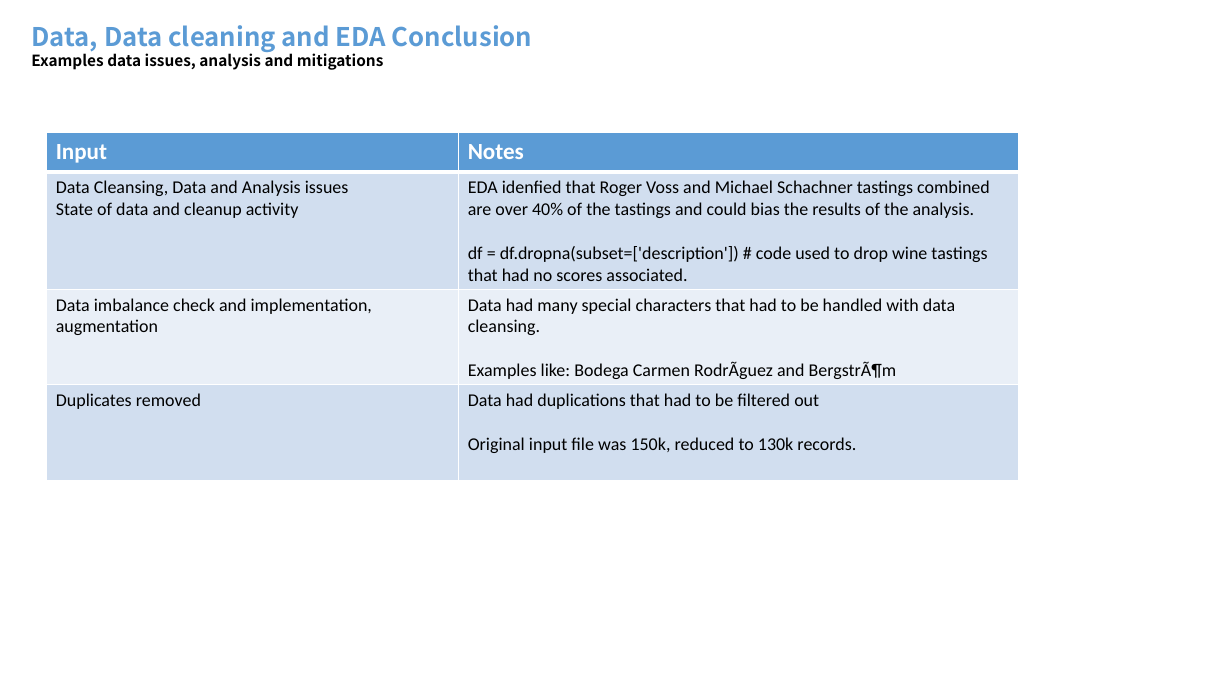
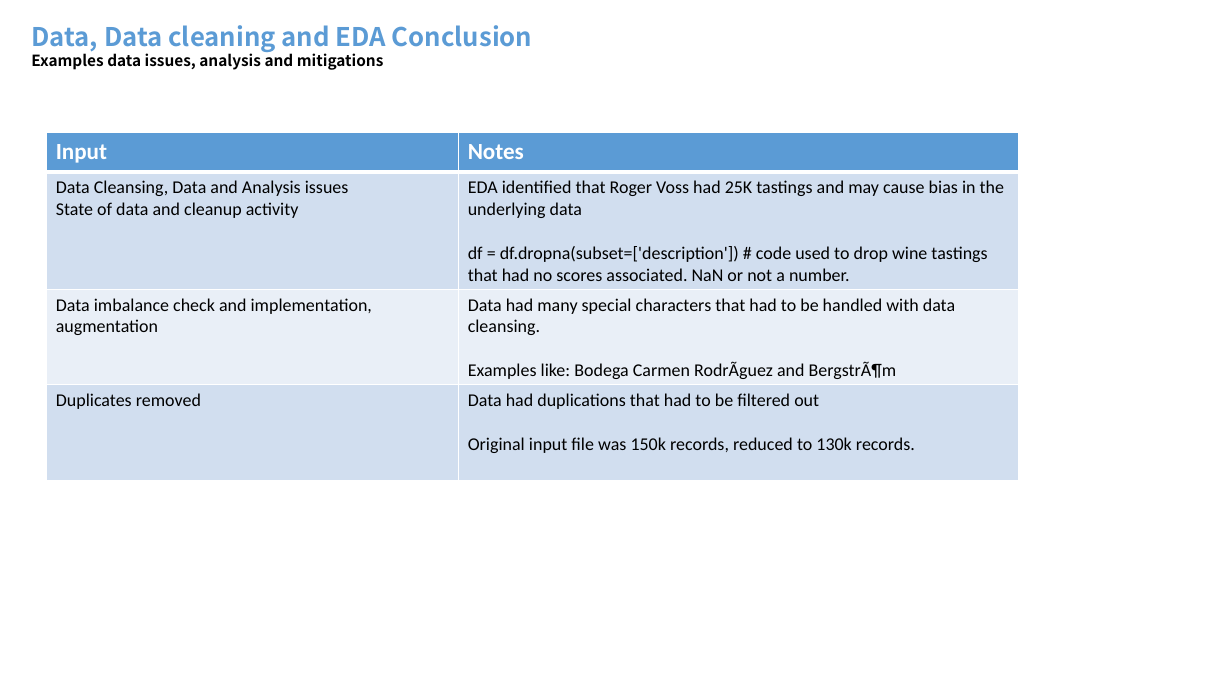
Before and after one commit to mdegrado/Wine-reviews-analysis-and-visualization, a slide deck: slide 5 of winereviews/Wine Reviews Analysis and Visualization.pptx. Drawn at 1232x693 pixels with LibreOffice and Linux fonts; fonts in the diff are those of the drawing. Boxes give left, top, right and bottom in pixels: in the first picture for what was removed or moved away, otherwise in the second. Text is boxed around its words. In the diff, an @@ line names an element or a change of style, - is before the commit and + after.

```diff
--- a/winereviews/Wine Reviews Analysis and Visualization.pptx
+++ b/winereviews/Wine Reviews Analysis and Visualization.pptx
@@ table at [46,133,1019,481] @@
-row 2, column 2: EDA idenfied that Roger Voss and Michael Schachner tastings combined are over 40% of the tastings and could bias the results of the analysis. / df = df.dropna(subset=['description']) # code used to drop wine tastings that had no scores associated.
+row 2, column 2: EDA identified that Roger Voss had 25K tastings and may cause bias in the underlying data / df = df.dropna(subset=['description']) # code used to drop wine tastings that had no scores associated. NaN or not a number.
-row 4, column 2: Data had duplications that had to be filtered out / Original input file was 150k, reduced to 130k records.
+row 4, column 2: Data had duplications that had to be filtered out / Original input file was 150k records, reduced to 130k records.
```
Also in this commit, not shown: 7 other slides changed, 2 slides removed.
